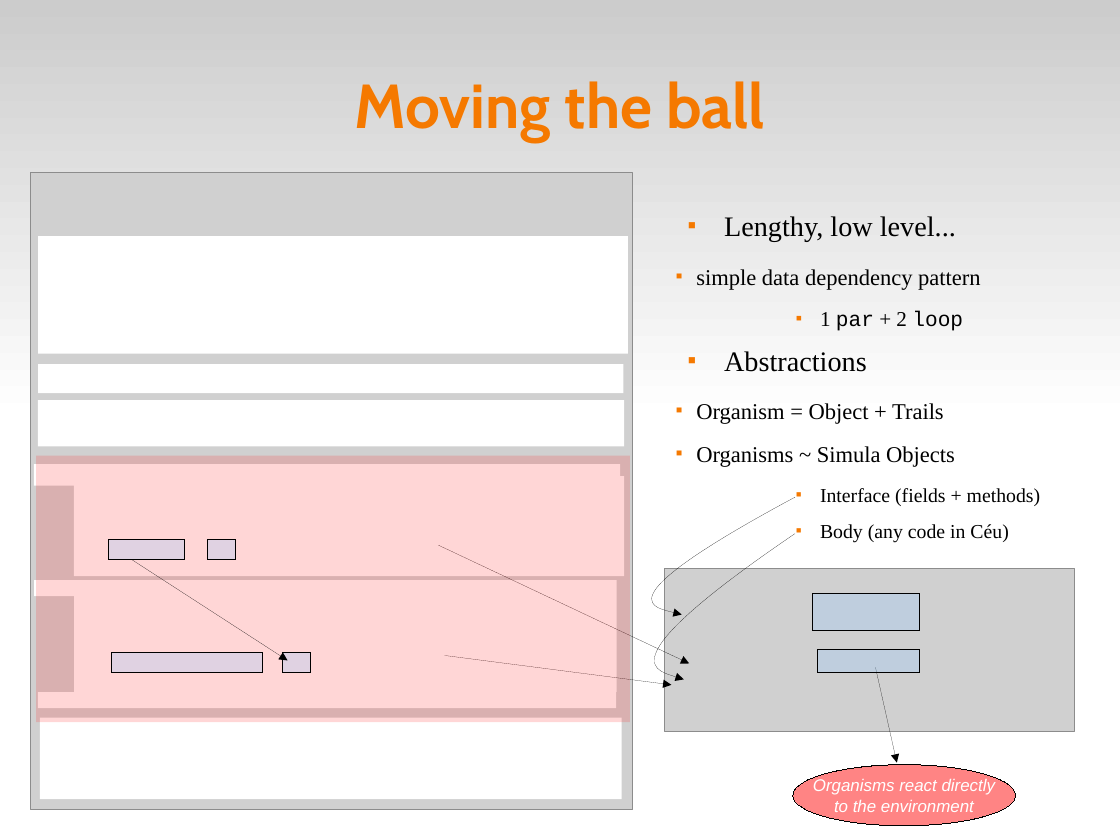
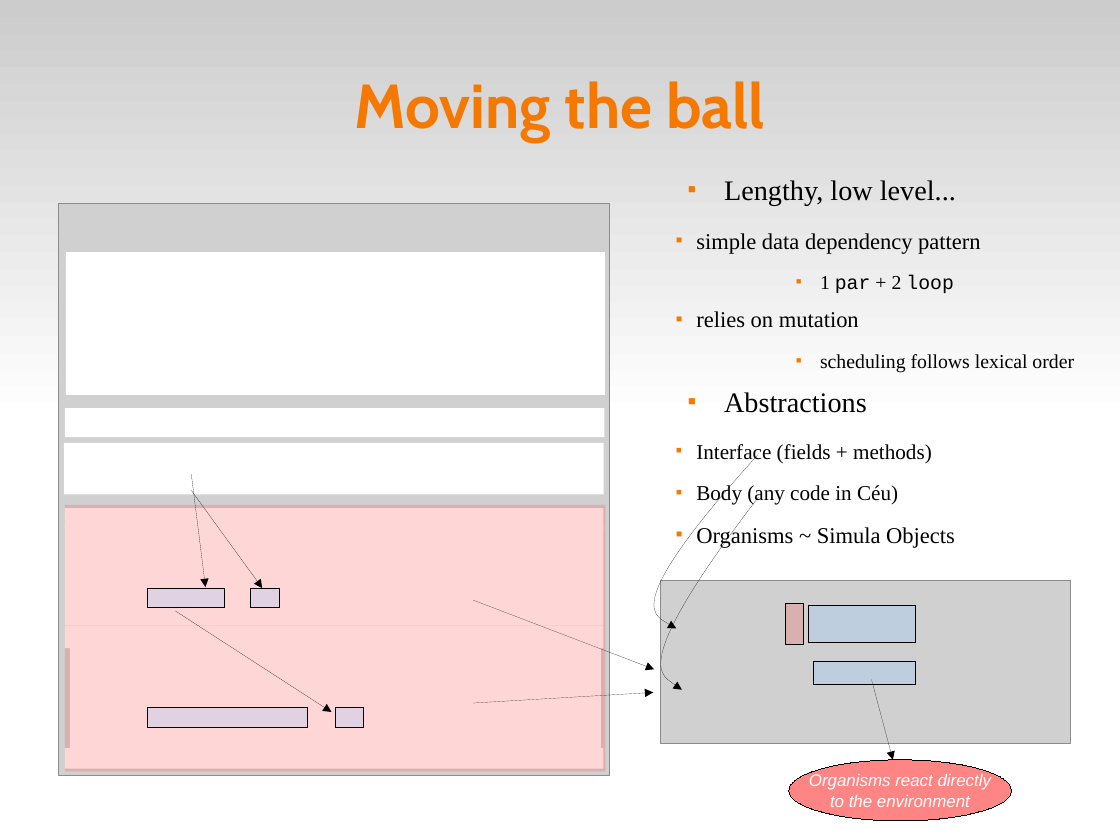
Before and after one commit to fsantanna-no/ceu-docs, a slide deck: slide 4 of ceu_curryon.odp (slide 5 before the commit). Drawn at 1120x840 pixels with LibreOffice and Linux fonts; fonts in the diff are those of the drawing; grey boxes stand for pictures. Boxes give left, top, right and bottom in pixels: in the first picture for what was removed or moved away, otherwise in the second. Text is boxed around its words. In the diff, an @@ line names an element or a change of style, - is before the commit and + after.

```diff
--- a/ceu_curryon.odp
+++ b/ceu_curryon.odp
@@ text "Lengthy, low level...": place and size @@
-text "Lengthy, low level..." at bbox=[696, 216, 1041, 543]
+text "Lengthy, low level..." at bbox=[696, 180, 1074, 548]
@@ picture: place and size @@
-picture at bbox=[30, 173, 633, 810]
+picture at bbox=[59, 203, 610, 775]
@@ rectangle: place and size @@
-rectangle at bbox=[38, 236, 628, 354]
+rectangle at bbox=[66, 252, 605, 395]
@@ text at bbox=[696, 275, 953, 505]: size 15 to 14 pt in "1 par + 2 loop"; size 14 to 15 pt in "Interface (fields + methods)", "Body (any code in Céu)"; list level 3 to 2 in "Interface (fields + methods)"; list level 3 to 2 in "Body (any code in Céu)" @@
@@ text at bbox=[696, 311, 1074, 373]: paragraphs added @@
+  ■ relies on mutation
+    ■ scheduling follows lexical order
@@ rectangle removed at bbox=[38, 364, 623, 392] @@
@@ rectangle: place and size @@
-rectangle at bbox=[38, 400, 624, 447]
+rectangle at bbox=[65, 409, 605, 437]
@@ text at bbox=[696, 403, 955, 467]: paragraphs removed @@
-  ■ Organism = Object + Trails
-  ■ Organisms ~ Simula Objects
@@ rectangle: place and size @@
-rectangle at bbox=[35, 464, 621, 486]
+rectangle at bbox=[64, 443, 604, 495]
@@ arrow added from (191, 474) to (205, 587), #000000 0 pt @@
@@ freeform shape: place and size @@
-freeform shape at bbox=[663, 497, 796, 615]
+freeform shape at bbox=[663, 454, 758, 628]
@@ rectangle: place and size @@
-rectangle at bbox=[74, 477, 625, 576]
+rectangle at bbox=[65, 508, 604, 530]
@@ rectangle: place and size @@
-rectangle at bbox=[37, 456, 631, 723]
+rectangle at bbox=[65, 505, 606, 771]
@@ arrow added from (191, 491) to (262, 588), #000000 0 pt @@
@@ freeform shape: place and size @@
-freeform shape at bbox=[665, 534, 795, 680]
+freeform shape at bbox=[669, 497, 758, 689]
@@ rectangle: place and size @@
-rectangle at bbox=[35, 580, 614, 597]
+rectangle at bbox=[65, 525, 604, 625]
@@ text at bbox=[696, 525, 955, 548]: paragraph added @@
+  ■ Organisms ~ Simula Objects
@@ rectangle: place and size @@
-rectangle at bbox=[108, 540, 184, 559]
+rectangle at bbox=[148, 588, 225, 608]
@@ rectangle: place and size @@
-rectangle at bbox=[207, 540, 236, 559]
+rectangle at bbox=[251, 588, 279, 608]
@@ rectangle: place and size @@
-rectangle at bbox=[74, 580, 617, 692]
+rectangle at bbox=[65, 626, 604, 648]
@@ arrow moved from (131, 560) - (288, 661) to (176, 611) - (331, 712) @@
@@ arrow moved from (439, 546) - (689, 664) to (474, 601) - (655, 670) @@
@@ rectangle added at bbox=[786, 604, 804, 645], fill #FF3333 at 20% opacity, outline #000000 0.79 pt @@
@@ 2 rectangles, 1 picture: place and size @@
-2 rectangles, 1 picture at bbox=[665, 568, 1074, 731]
+2 rectangles, 1 picture at bbox=[662, 580, 1071, 743]
@@ rectangle: place and size @@
-rectangle at bbox=[38, 692, 616, 708]
+rectangle at bbox=[70, 648, 602, 752]
@@ arrow moved from (876, 668) - (897, 763) to (872, 680) - (893, 760) @@
@@ rectangle: place and size @@
-rectangle at bbox=[112, 654, 262, 673]
+rectangle at bbox=[147, 707, 308, 727]
@@ rectangle: place and size @@
-rectangle at bbox=[283, 654, 311, 673]
+rectangle at bbox=[335, 707, 364, 727]
@@ arrow moved from (445, 656) - (672, 685) to (474, 703) - (654, 692) @@
@@ rectangle: place and size @@
-rectangle at bbox=[40, 718, 622, 799]
+rectangle at bbox=[65, 748, 604, 768]
@@ ellipse "Organisms react directly": place and size @@
-ellipse "Organisms react directly" at bbox=[793, 765, 1015, 826]
+ellipse "Organisms react directly" at bbox=[789, 760, 1011, 821]
```
Also in this commit, not shown: 6 other slides changed, 1 other file.
